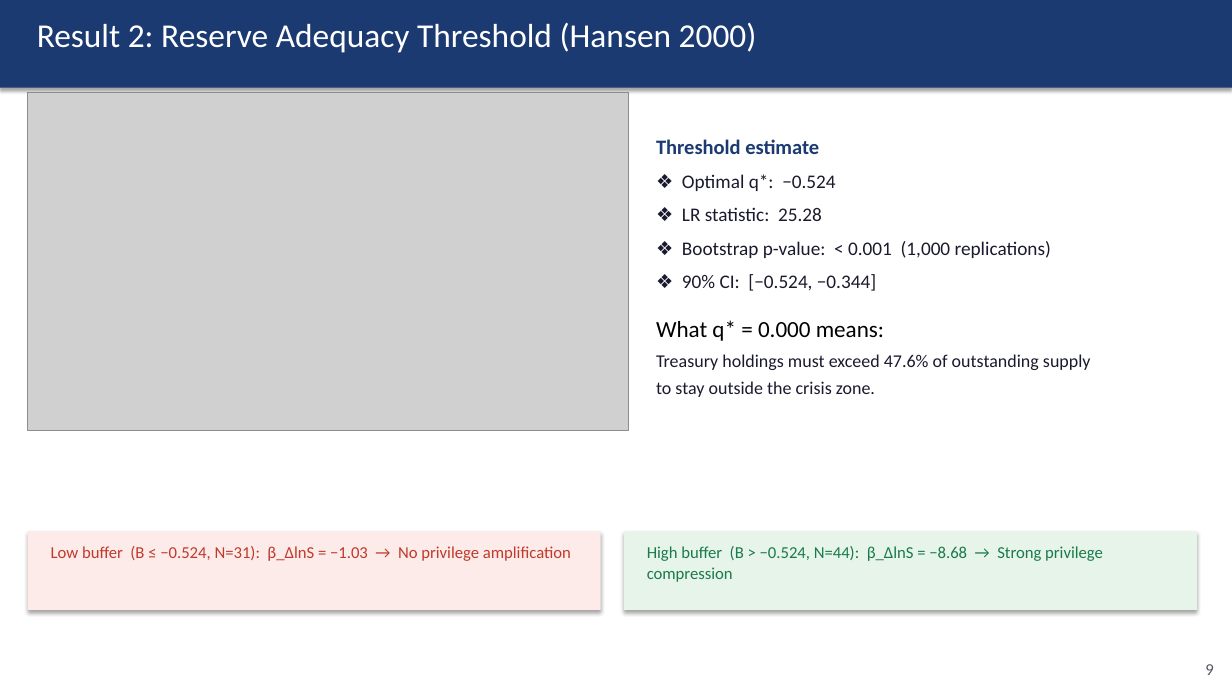
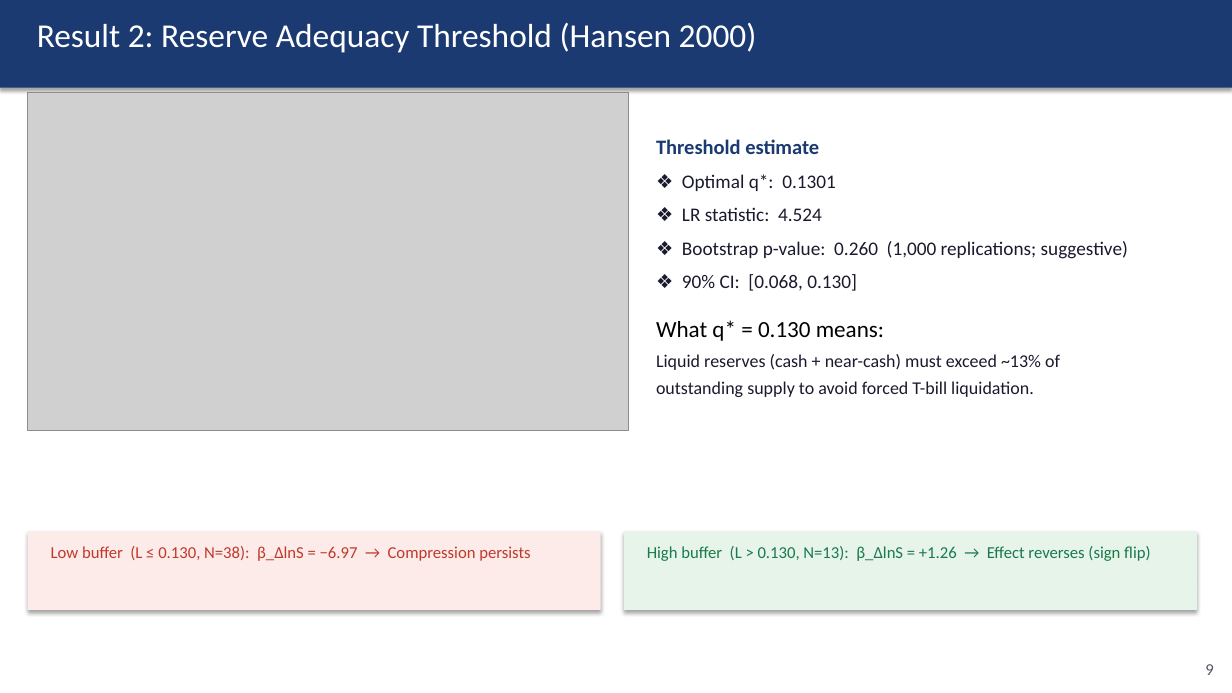
Before and after one commit to kimmireu0921/Stablecoins-and-the-Exorbitant-Privilege, a slide deck: slide 9 of 0512_Stablecoins_Presentation.pptx. Drawn at 1232x693 pixels with LibreOffice and Linux fonts; fonts in the diff are those of the drawing; grey boxes stand for pictures. Boxes give left, top, right and bottom in pixels: in the first picture for what was removed or moved away, otherwise in the second. Text is boxed around its words. In the diff, an @@ line names an element or a change of style, - is before the commit and + after.

```diff
--- a/0512_Stablecoins_Presentation.pptx
+++ b/0512_Stablecoins_Presentation.pptx
@@ text at <box>656,174,1128,397</box>: text changed @@
-❖ Optimal q*: −0.524
-❖ LR statistic: 25.28
-❖ Bootstrap p-value: < 0.001 (1,000 replications)
-❖ 90% CI: [−0.524, −0.344]
-What q* = 0.000 means:
-Treasury holdings must exceed 47.6% of outstanding supply
-to stay outside the crisis zone.
+❖ Optimal q*: 0.1301
+❖ LR statistic: 4.524
+❖ Bootstrap p-value: 0.260 (1,000 replications; suggestive)
+❖ 90% CI: [0.068, 0.130]
+What q* = 0.130 means:
+Liquid reserves (cash + near-cash) must exceed ~13% of
+outstanding supply to avoid forced T-bill liquidation.
@@ text at <box>51,546,530,561</box>: text changed @@
-Low buffer (B ≤ −0.524, N=31): β_ΔlnS = −1.03 → No privilege amplification
+Low buffer (L ≤ 0.130, N=38): β_ΔlnS = −6.97 → Compression persists
@@ text at <box>647,546,1150,561</box>: text changed @@
-High buffer (B > −0.524, N=44): β_ΔlnS = −8.68 → Strong privilege compression
+High buffer (L > 0.130, N=13): β_ΔlnS = +1.26 → Effect reverses (sign flip)
```
Also in this commit, not shown: 6 other slides changed, 9 other files.
